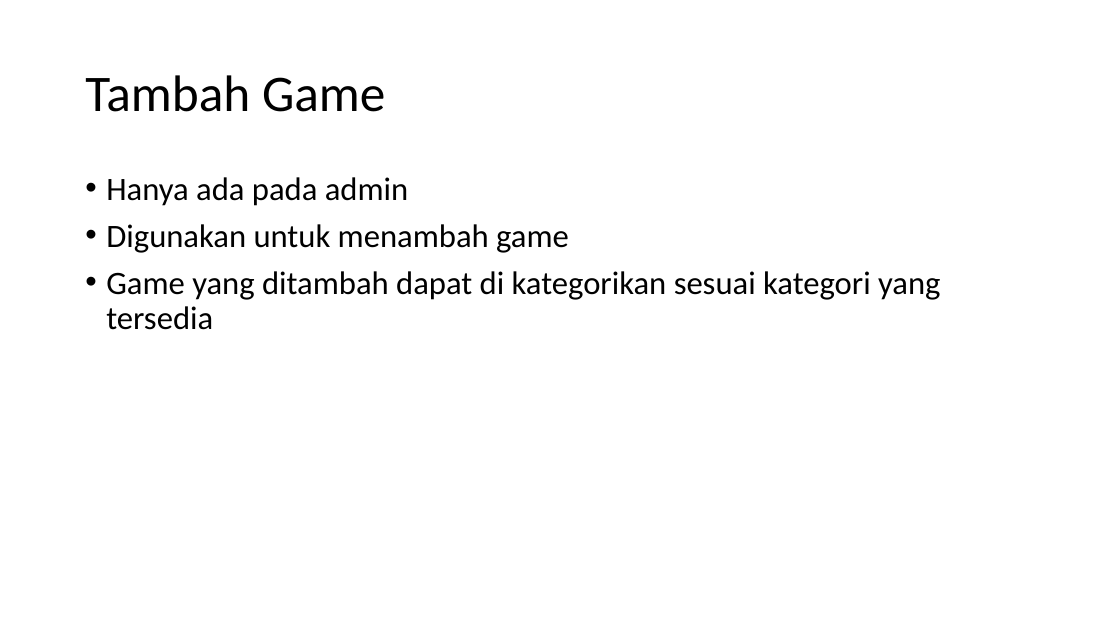
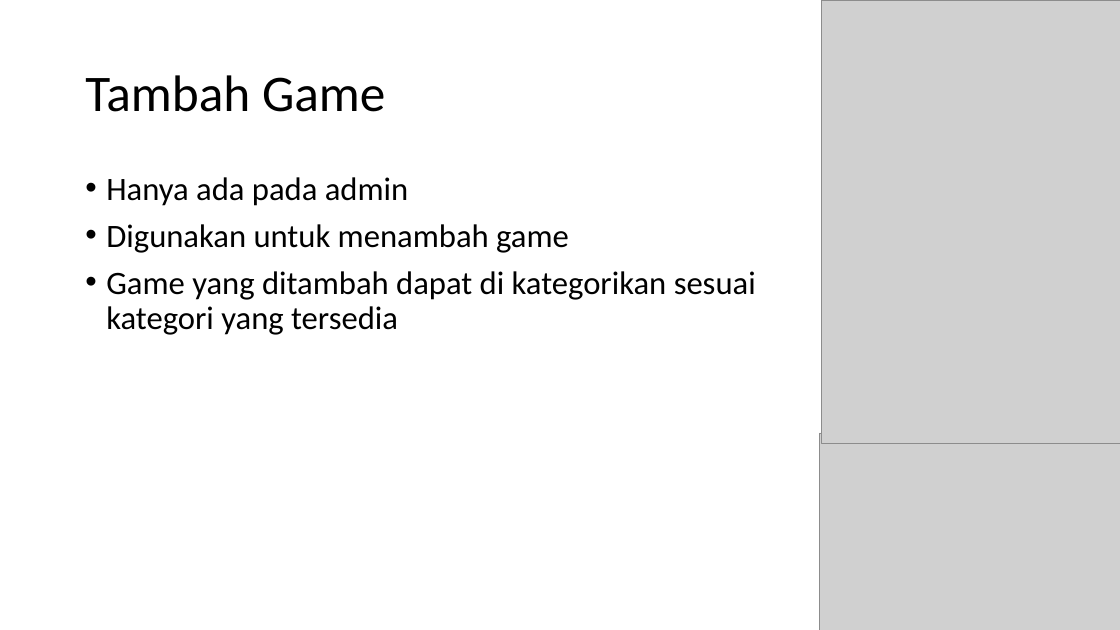
Before and after one commit to MaheswaraAW/-PPL4611, a slide deck: slide 13 of APLIKASI CATALOG BOARD GAMES.pptx (slide 12 before the commit). Drawn at 1120x630 pixels with LibreOffice and Linux fonts; fonts in the diff are those of the drawing; grey boxes stand for pictures. Boxes give left, top, right and bottom in pixels: in the first picture for what was removed or moved away, otherwise in the second. Text is boxed around its words. In the diff, an @@ line names an element or a change of style, - is before the commit and + after.

```diff
--- a/APLIKASI CATALOG BOARD GAMES.pptx
+++ b/APLIKASI CATALOG BOARD GAMES.pptx
@@ picture added at [822, 0, 1120, 444] @@
@@ text "Hanya ada pada admin" rewrapped from [106, 177, 940, 330] to [106, 177, 756, 335] @@
@@ picture added at [820, 433, 1120, 630] @@
```
Also in this commit, not shown: 12 other slides changed, 1 slide added.
